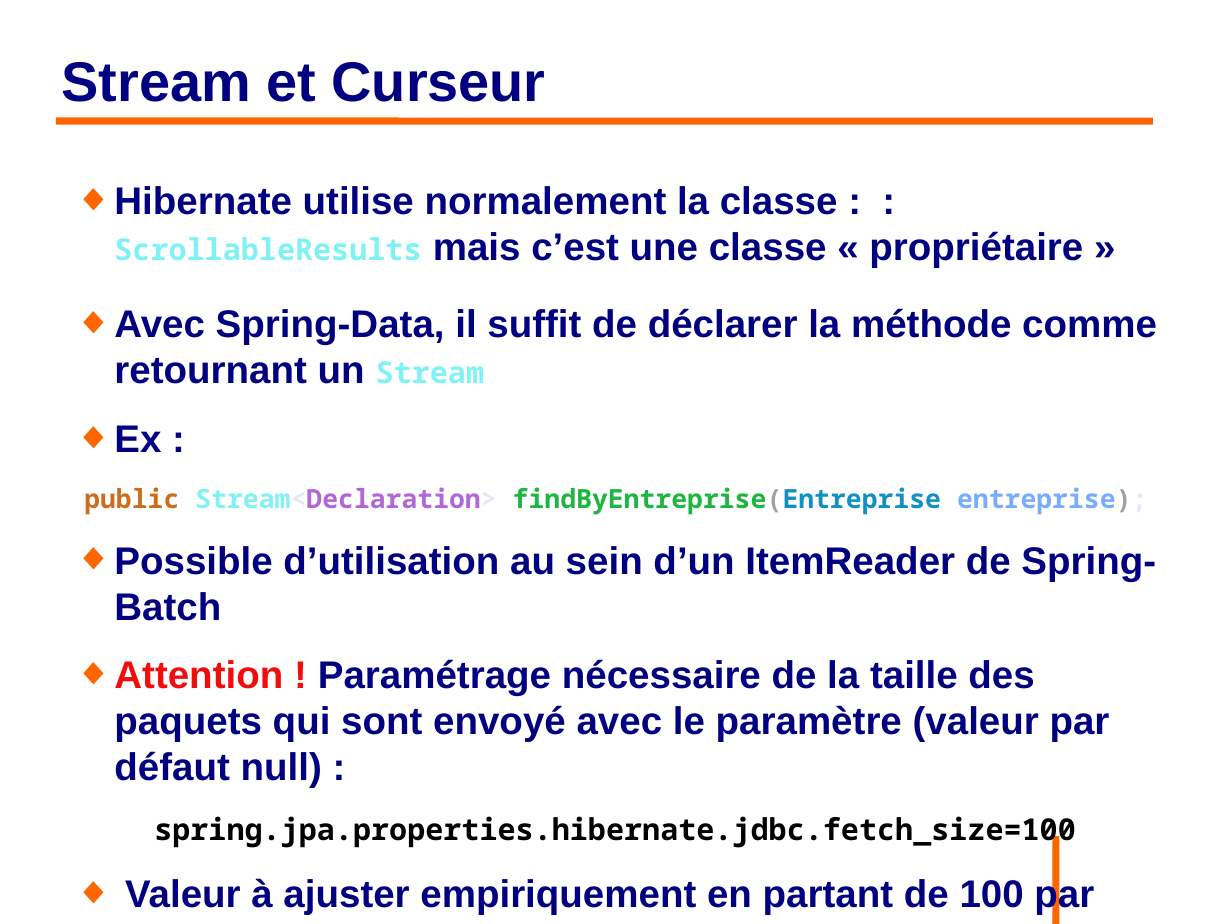
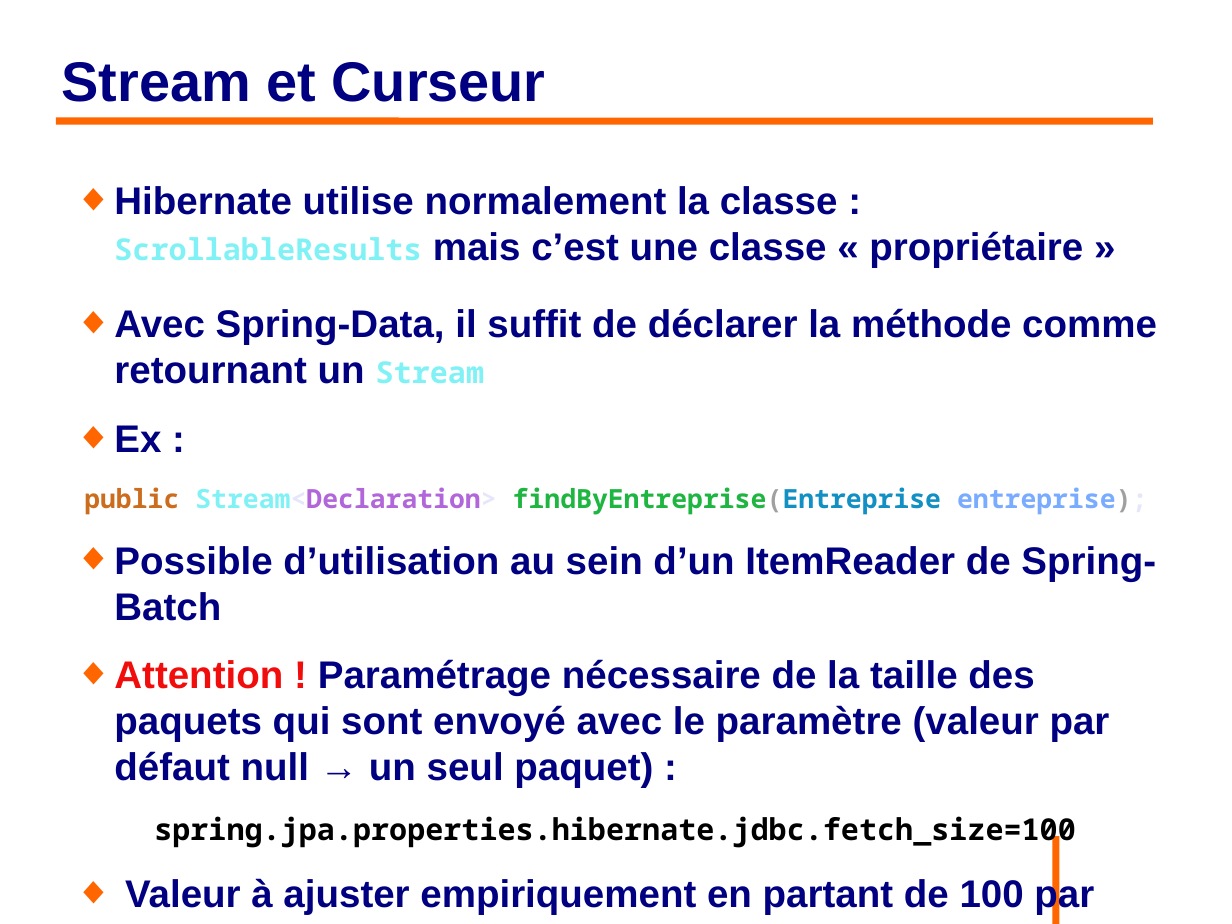
Before and after one commit to philphils/formation-hibernate-avancee, a slide deck: slide 38 of Documentation/diapo_formation_hibernate_avancee.odp. Drawn at 1232x924 pixels with LibreOffice and Linux fonts; fonts in the diff are those of the drawing; background and template pictures are left out. Boxes give left, top, right and bottom in pixels: in the first picture for what was removed or moved away, otherwise in the second. Text is boxed around its words. In the diff, an @@ line names an element or a change of style, - is before the commit and + after.

```diff
--- a/Documentation/diapo_formation_hibernate_avancee.odp
+++ b/Documentation/diapo_formation_hibernate_avancee.odp
@@ text at <box>114,186,1083,268</box>: text changed @@
-◆ Hibernate utilise normalement la classe : : ScrollableResults mais c’est une classe « propriétaire »
+◆ Hibernate utilise normalement la classe : ScrollableResults mais c’est une classe « propriétaire »
@@ text at <box>114,659,1110,788</box>: text changed @@
-◆ Attention ! Paramétrage nécessaire de la taille des paquets qui sont envoyé avec le paramètre (valeur par défaut null) :
+◆ Attention ! Paramétrage nécessaire de la taille des paquets qui sont envoyé avec le paramètre (valeur par défaut null → un seul paquet) :
```
Also in this commit, not shown: 1 other slide changed.
